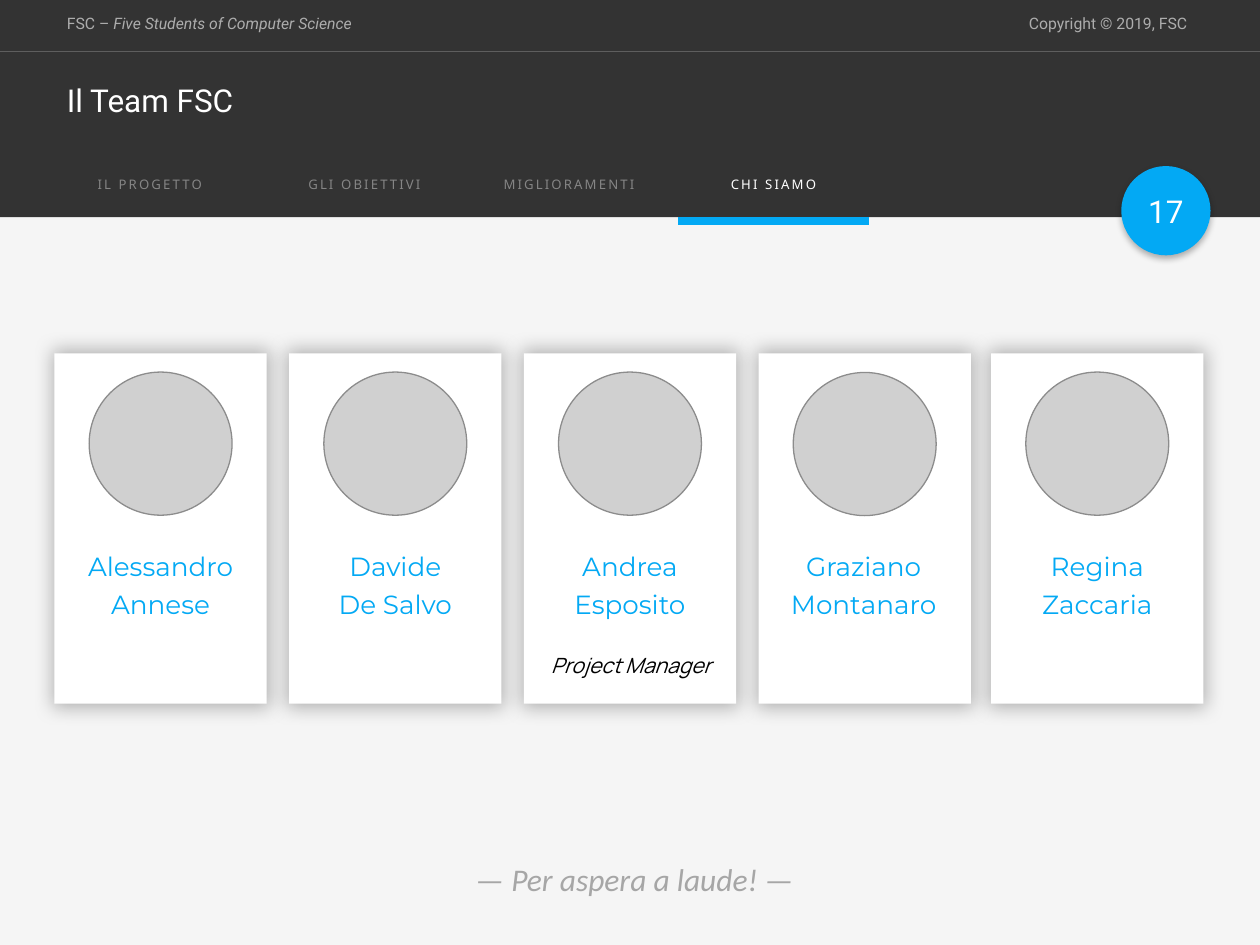
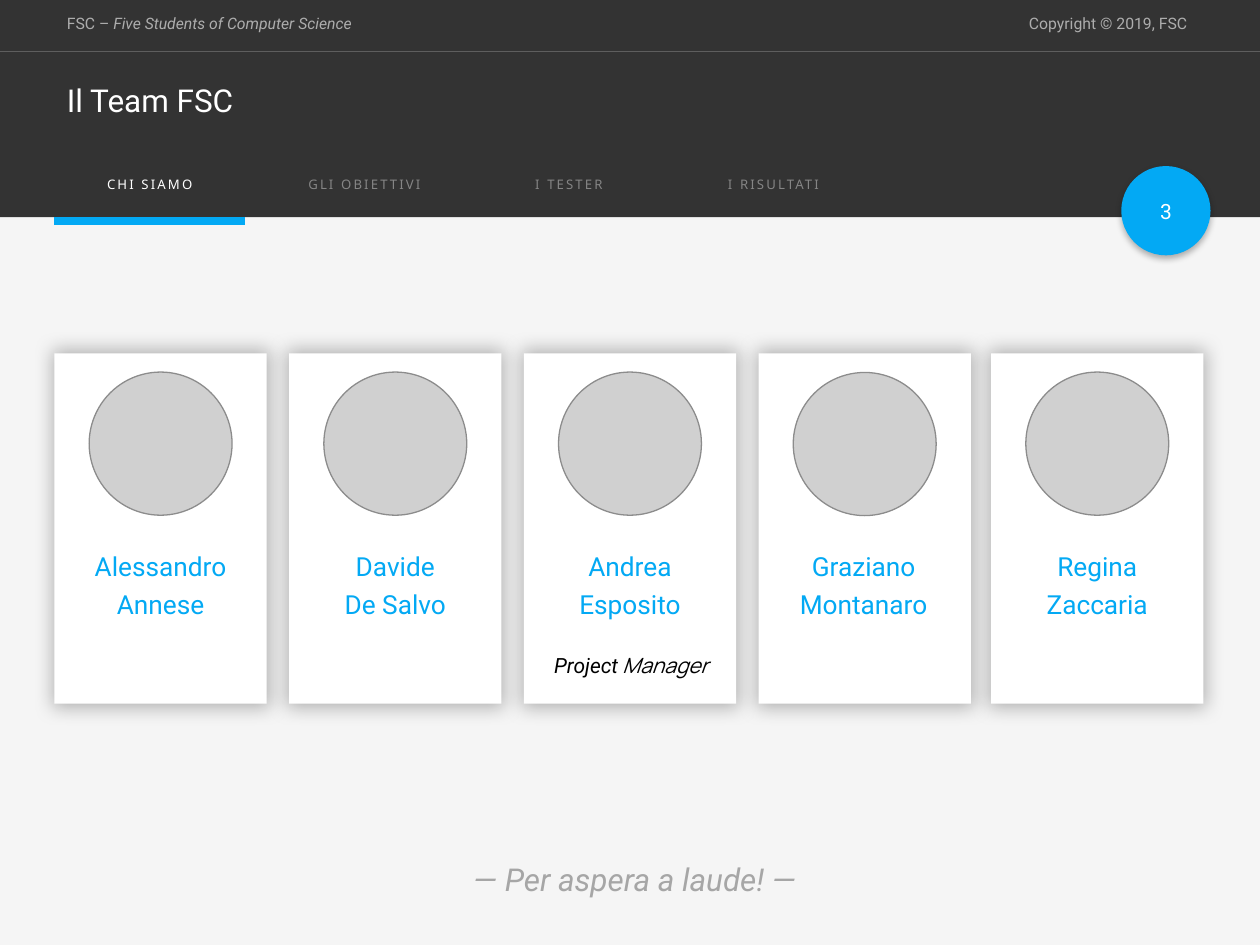
Before and after one commit to espositoandrea/ReportIUM, a slide deck: slide 3 of presentation/Presentazione IUM.pptx (slide 17 before the commit). Drawn at 1260x945 pixels with LibreOffice and Linux fonts; fonts in the diff are those of the drawing; grey boxes stand for pictures. Boxes give left, top, right and bottom in pixels: in the first picture for what was removed or moved away, otherwise in the second. Text is boxed around its words. In the diff, an @@ line names an element or a change of style, - is before the commit and + after.

```diff
--- a/presentation/Presentazione IUM.pptx
+++ b/presentation/Presentazione IUM.pptx
@@ text "CHI SIAMO": place and size @@
-text "CHI SIAMO" at <box>731,179,816,189</box>
+text "CHI SIAMO" at <box>107,179,192,189</box>
@@ text removed at <box>98,180,202,189</box> @@
-IL PROGETTO
@@ text at <box>535,180,602,189</box>: text changed @@
-MIGLIORAMENTI
+I TESTER
@@ text added at <box>728,180,732,189</box>, 7.5 pt, text #858585 @@
+I RISULTATI
@@ page number at <box>1160,204,1172,220</box>: text changed; size 18 to 12 pt @@
-17
+3
@@ line moved from (678, 220) - (868, 220) to (54, 220) - (244, 220) @@
@@ font Montserrat to Roboto in 5 elements at <box>95,556,227,615</box>, <box>345,556,446,615</box>, <box>579,556,680,620</box>, <box>800,557,927,615</box>, <box>1047,557,1148,615</box> @@
@@ text "Project Manager" at <box>554,658,708,679</box>: font Manrope to Roboto in "Project" @@
@@ text "— Per aspera a laude! ..." at <box>505,867,764,897</box>: font Calibri to Roboto @@
```
Also in this commit, not shown: 11 other slides changed, 2 other files.
